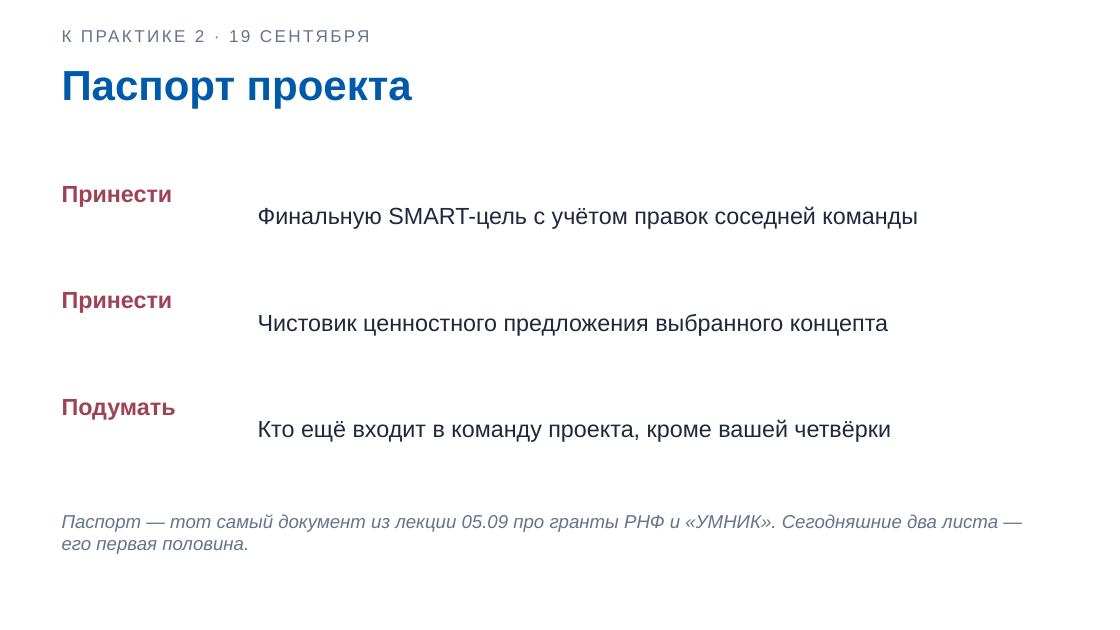
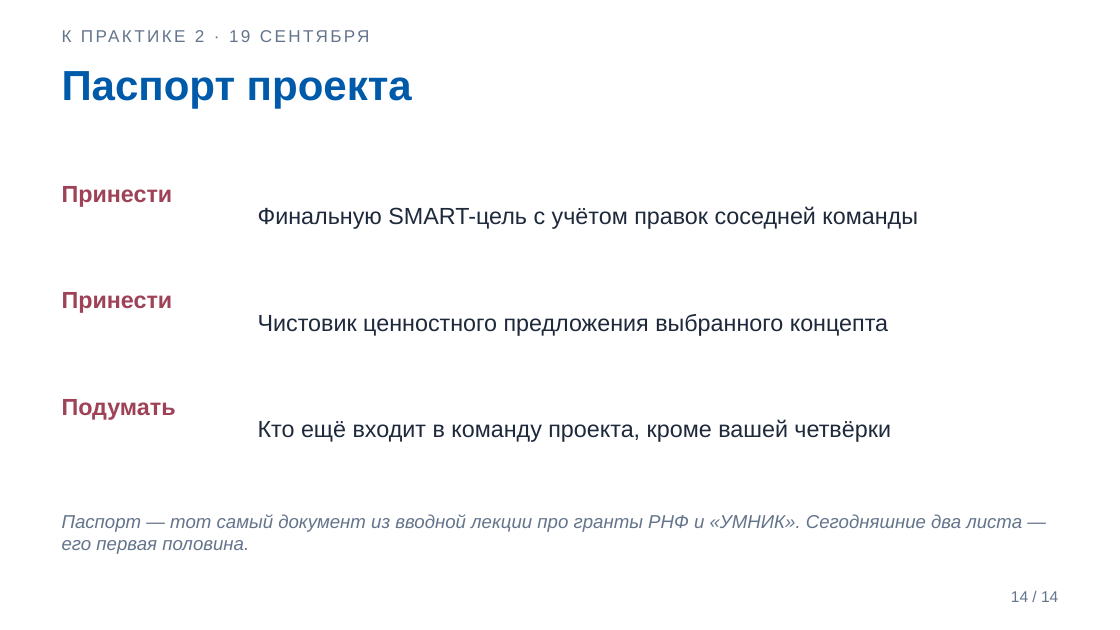
Before and after one commit to DimaMuhannad/OPD, a slide deck: slide 14 of zanyatiya/Zanyatie_02_Praktika1_Slaydy.pptx (slide 12 before the commit). Drawn at 1120x630 pixels with LibreOffice and Linux fonts; fonts in the diff are those of the drawing. Boxes give left, top, right and bottom in pixels: in the first picture for what was removed or moved away, otherwise in the second. Text is boxed around its words. In the diff, an @@ line names an element or a change of style, - is before the commit and + after.

```diff
--- a/zanyatiya/Zanyatie_02_Praktika1_Slaydy.pptx
+++ b/zanyatiya/Zanyatie_02_Praktika1_Slaydy.pptx
@@ text at [62, 514, 1022, 554]: text changed @@
-Паспорт — тот самый документ из лекции 05.09 про гранты РНФ и «УМНИК». Сегодняшние два листа — его первая половина.
+Паспорт — тот самый документ из вводной лекции про гранты РНФ и «УМНИК». Сегодняшние два листа — его первая половина.
@@ text added at [1011, 591, 1058, 602], 10 pt, text #64748B @@
+14 / 14
```
Also in this commit, not shown: 8 other slides changed, 4 slides added, 2 slides removed, 5 other files.
